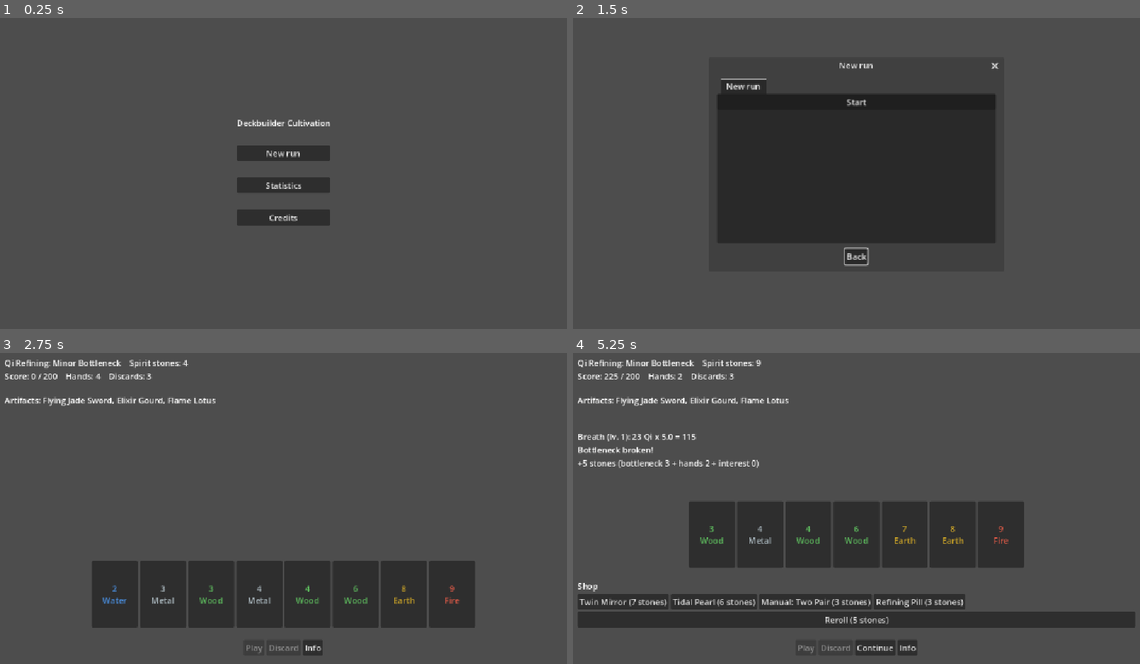
Above: before the commit, frames 1-4 (two rows, left to right).
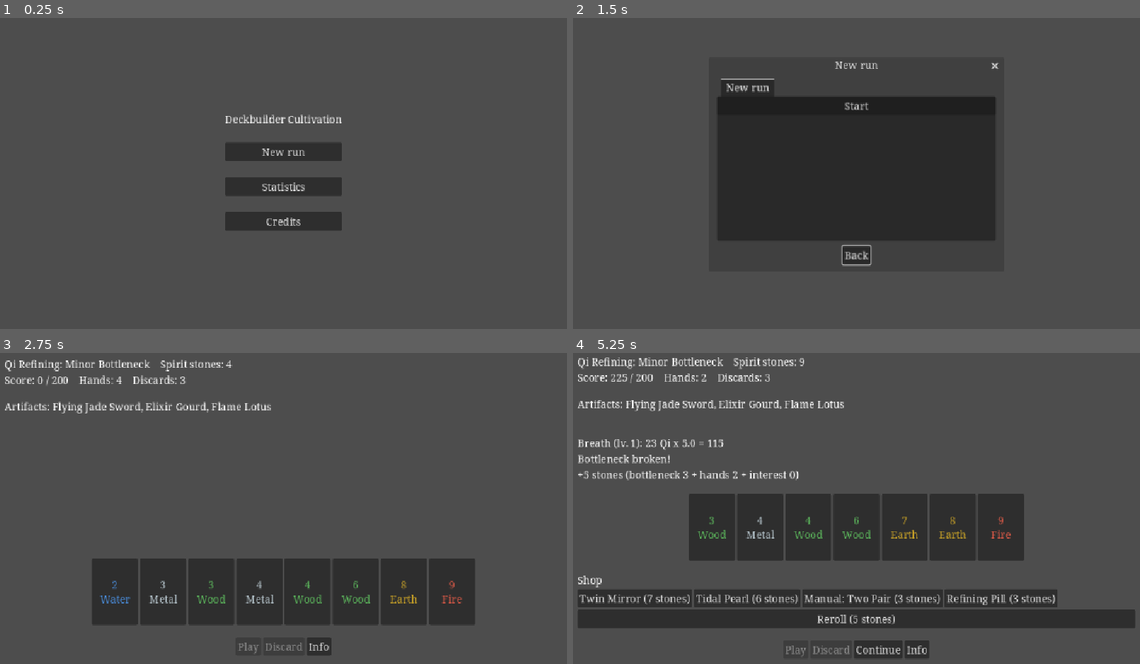
Above: after the commit, the same moments.

Repository: BazeOnigiri/deckbuilder-cultivation
Game: Godot game, scene res://ui/main/main.tscn
The game is run twice, just before and just after one commit, with the same random seed, the same clock (stepped at 60 frames per second) and the same inputs.
Inputs:
- Up to frame 1 (0.25 s): no input
- Up to frame 2 (1.5 s): click "New run" at 0.5 s; click "New run" at 1.25 s
- Up to frame 3 (2.75 s): click "Start" at 2 s
- Up to frame 4 (5.25 s): click "2 Water" at 2.75 s; click "Play" at 3.5 s; click "3 Metal" at 4.25 s; click "Play" at 5 s

The runs differ from the first frame. In frame 1, 2.1% of the frame differs, in the area x 39-61%, y 31-69%; in frame 2, 0.8%; in frame 3, 4.1%; in frame 4, 12%, in the area x 0-100%, y 1-99%.

Commit message:
feat(theme): ajoute le theme de base lavis de nuit avec chiffres tabulaires

Diff:
--- a/project.godot
+++ b/project.godot
@@ -28,6 +28,10 @@
 
 enabled=PackedStringArray("res://addons/gut/plugin.cfg")
 
+[gui]
+
+theme/custom="uid://cqoir5fnb7fno"
+
 [internationalization]
 
 locale/translations=PackedStringArray("res://localization/textes.fr.translation", "res://localization/textes.en.translation")
--- /dev/null
+++ b/test/unit/content/test_theme_content.gd
@@ -0,0 +1,29 @@
+extends GutTest
+
+const THEME_PATH := "res://ui/theme/lavis_de_nuit.tres"
+const BOLD_PATH := "res://ui/fonts/noto_serif_bold_tnum.tres"
+
+
+func test_theme_applique_au_projet() -> void:
+	var setting: String = ProjectSettings.get_setting("gui/theme/custom", "")
+	assert_ne(setting, "", "aucun theme projet")
+	if setting != "":
+		# load() accepte res:// et uid://, on compare donc le chemin resolu
+		assert_eq(load(setting).resource_path, THEME_PATH)
+
+
+func test_police_par_defaut_a_chiffres_tabulaires() -> void:
+	var theme: Theme = load(THEME_PATH)
+	_assert_tnum(theme.default_font)
+
+
+func test_variation_bold_a_chiffres_tabulaires() -> void:
+	_assert_tnum(load(BOLD_PATH))
+
+
+func _assert_tnum(font: Font) -> void:
+	assert_true(font is FontVariation, "pas une FontVariation : %s" % font)
+	if not font is FontVariation:
+		return
+	var tnum: int = TextServerManager.get_primary_interface().name_to_tag("tnum")
+	assert_eq((font as FontVariation).opentype_features.get(tnum), 1, "tnum absent")
--- /dev/null
+++ b/ui/fonts/noto_serif_bold_tnum.tres
@@ -0,0 +1,10 @@
+[gd_resource type="FontVariation" format=3 uid="uid://ccq5750jeimq6"]
+
+[ext_resource type="FontFile" uid="uid://bd88vcaktv4ja" path="res://ui/fonts/NotoSerif-Bold.ttf" id="1_ugufp"]
+
+[resource]
+base_font = ExtResource("1_ugufp")
+opentype_features = {
+1819178349: 1,
+1953396077: 1
+}
--- /dev/null
+++ b/ui/fonts/noto_serif_regular_tnum.tres
@@ -0,0 +1,10 @@
+[gd_resource type="FontVariation" format=3 uid="uid://3r71v0du2b50"]
+
+[ext_resource type="FontFile" uid="uid://csd8d8y1y5fbc" path="res://ui/fonts/NotoSerif-Regular.ttf" id="1_wjxxo"]
+
+[resource]
+base_font = ExtResource("1_wjxxo")
+opentype_features = {
+1819178349: 1,
+1953396077: 1
+}
--- /dev/null
+++ b/ui/theme/lavis_de_nuit.tres
@@ -0,0 +1,7 @@
+[gd_resource type="Theme" format=3 uid="uid://cqoir5fnb7fno"]
+
+[ext_resource type="FontVariation" uid="uid://3r71v0du2b50" path="res://ui/fonts/noto_serif_regular_tnum.tres" id="1_15t8c"]
+
+[resource]
+default_font = ExtResource("1_15t8c")
+default_font_size = 20
Not shown, added: test/unit/content/test_theme_content.gd.uid
